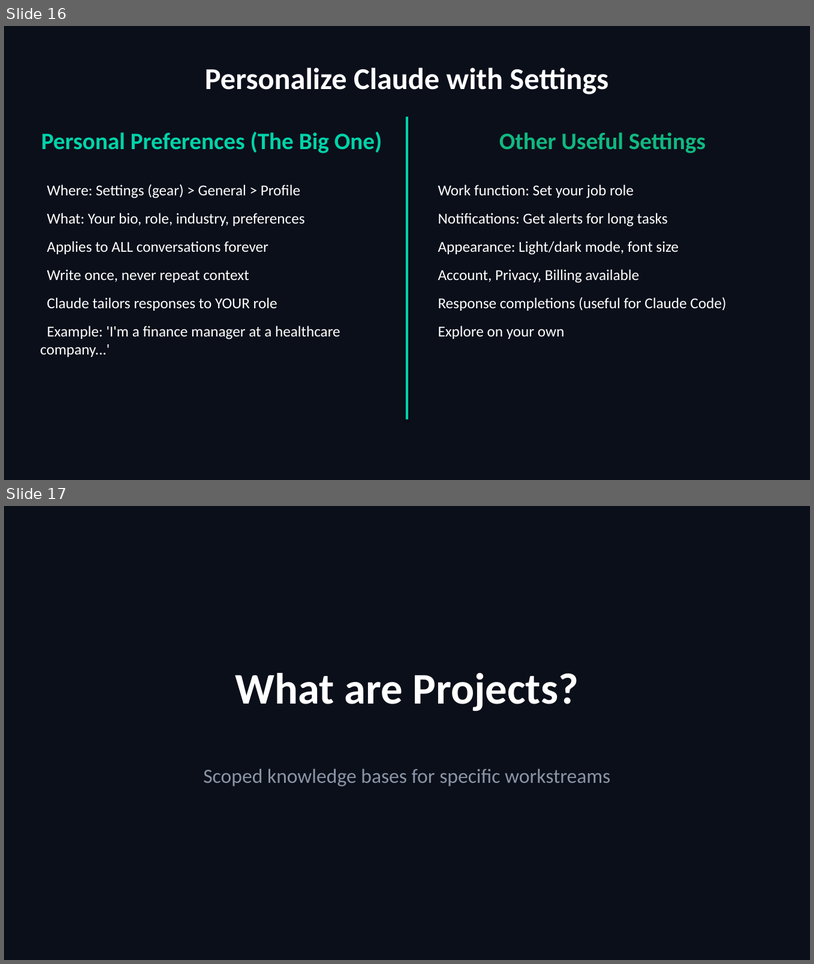
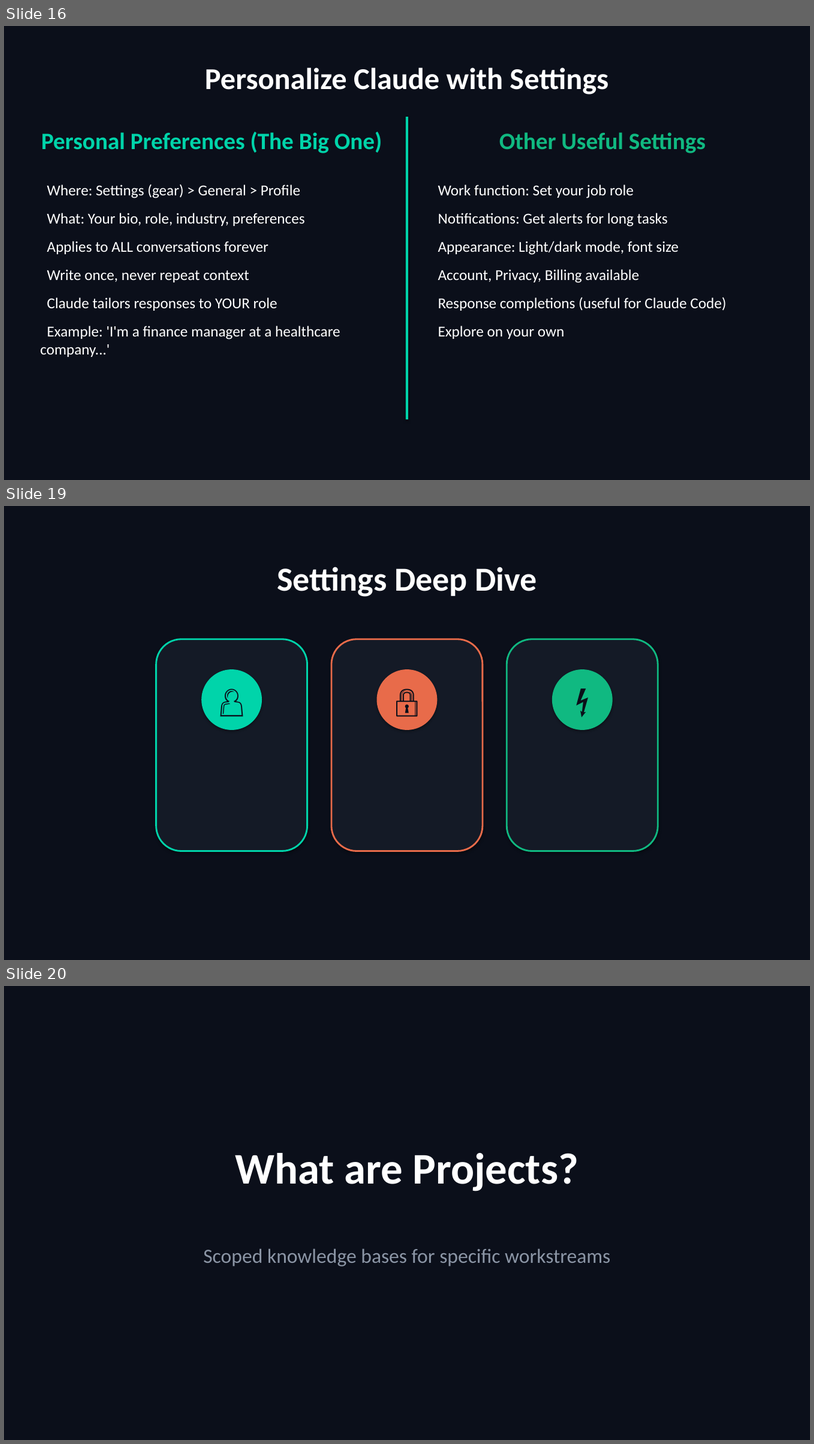
Before and after one commit to scottrhay/AIA-ClaudeCopilot, a slide deck: slides/Day1_Claude_for_Business.pptx. Shown one above the other, each under a label of ours: slides 16 and 17 before the commit, slides 16, 19 and 20 after it; the slides between them are not shown. The pictures are 814x964 and 814x1444 pixels, drawn with LibreOffice and Linux fonts; fonts in the diff are those of the drawing. Boxes give left, top, right and bottom in pixels: in the first picture for what was removed or moved away, otherwise in the second. Text is boxed around its words. In the diff, an @@ line names an element or a change of style, - is before the commit and + after.

```diff
--- a/slides/Day1_Claude_for_Business.pptx
+++ b/slides/Day1_Claude_for_Business.pptx
@@ slide 19 added at <box>4,506,810,960</box>, background #0B0F1A @@
@@ text added at <box>277,567,537,597</box>, 40 pt, text #FFFFFF, bold @@
+Settings Deep Dive
@@ rounded rectangle added at <box>156,639,308,851</box>, fill #141A26, outline #00D4AA 2 pt @@
@@ rounded rectangle added at <box>332,639,483,851</box>, fill #141A26, outline #E86B4A 2 pt @@
@@ rounded rectangle added at <box>507,639,659,851</box>, fill #141A26, outline #10B981 2 pt @@
@@ ellipse added at <box>202,669,263,730</box>, fill #00D4AA @@
@@ text added at <box>202,669,263,730</box>, 36 pt, text #0B0F1A, bold @@
+👤
@@ ellipse added at <box>377,669,438,730</box>, fill #E86B4A @@
@@ text added at <box>377,669,438,730</box>, 36 pt, text #0B0F1A, bold @@
+🔒
@@ ellipse added at <box>552,669,613,730</box>, fill #10B981 @@
@@ text added at <box>552,669,613,730</box>, 36 pt, text #0B0F1A, bold @@
+⚡
@@ what was slide 17 is now slide 20 @@
```
Also in this commit, not shown: 2 other slides added, 13 other files.
